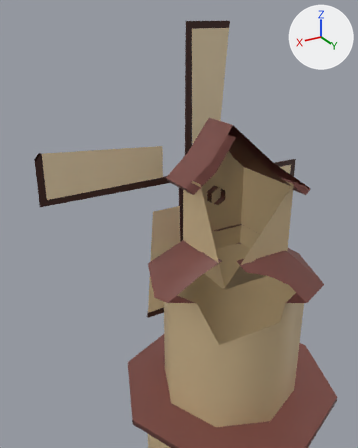
The FBX model Assets/Models/Windmill.fbx, before and after one commit.
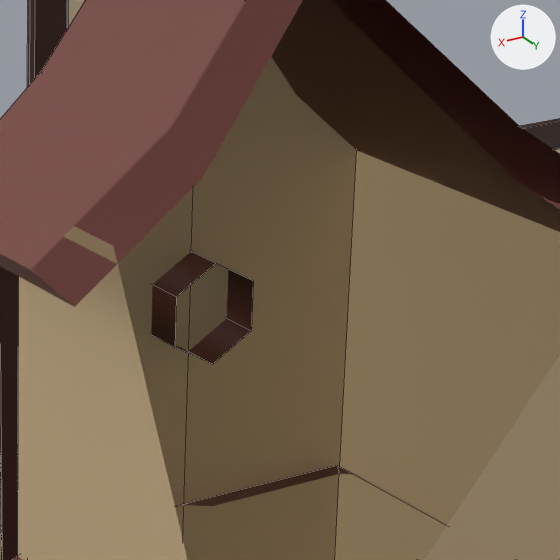
Each version appears first from a 50 mm lens placed at (8.55, 10.96, 16.02), pointed at (0.98, -1.65, 9.71), and next in a close-up on the part from 50% to 78% of the width and 31% to 54% of the height. Arrows for +X, +Y and +Z are at upper right; the lights stay in place. The close-ups show mesh edges as thin lines. Everything nearer to the camera than a plane just in front of the edit is cut away.

Script lines for the objects in view, before the commit:
```python
me_cylinder_007 = bpy.data.meshes.new('Cylinder.007')
me_cylinder_007.from_pydata(...)  # 126 vertices, 98 faces; spans x -3.67..3.67, y -3.7..3.67, z 0.0..13.04
# faces by material slot: [1, 71, 26]
me_cylinder_007.materials.append(mat_pano)  # beige #e7d4af
me_cylinder_007.materials.append(mat_telhado)  # brown #774640
me_cylinder_007.materials.append(mat_paredes)  # beige #ceb68d
me_cylinder_008 = bpy.data.meshes.new('Cylinder.008')
me_cylinder_008.from_pydata(...)  # 92 vertices, 80 faces; spans x -5.03..5.03, y -3.11..-0.9, z 5.67..15.73
# faces by material slot: [4, 76]
me_cylinder_008.materials.append(mat_pano)  # beige #e7d4af
me_cylinder_008.materials.append(mat_madeira)  # brown #3a170c
# before: 1 (0.0, -0.9, 10.4) at pixel (212, 364), 3 (0.26, -0.9, 10.55) at pixel (175, 347), 5 (0.26, -0.9, 10.85) at pixel (176, 296), 7 (0.0, -0.9, 11.0) at pixel (216, 263), 9 (-0.26, -0.9, 10.85) at pixel (253, 280)
# before: 11 (-0.26, -0.9, 10.55) at pixel (251, 330)
ob_windmill = bpy.data.objects.new('Windmill', me_cylinder_007)
ob_windmill.location = (0.0, 0.0, 0.0)
ob_windmill_001 = bpy.data.objects.new('Windmill.001', me_cylinder_008)
ob_windmill_001.location = (0.0, 0.0, 0.0)
```
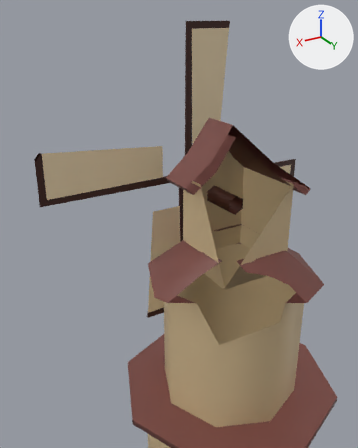
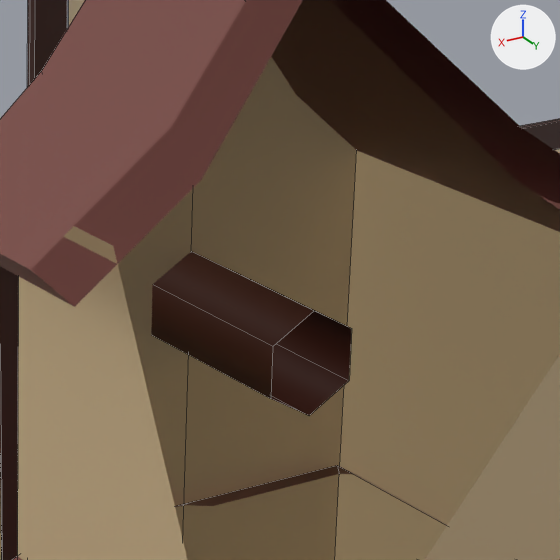
Where the newer file only moved an object's origin or applied its transform, the numbers keep the older frame.

The change in detail:
me_cylinder_008 has 92 vertices, 80 faces and spans x -5.03..5.03, y -3.11..-0.9, z 5.67..15.73.
me_cylinder_008 is used by ob_windmill_001; location (0.0, 0.0, 0.0).
Part 1, on me_cylinder_008:
Vertices 1, 3, 5, 7, 9, 11 of me_cylinder_008 move by (0.0, 0.9, 0.0).

Pixel boxes (x1, y1, x2, y2) of what changed, in the close-ups (560 x 560 px; the box of a moved part takes in the faces that stretch with it):
part 1 of me_cylinder_008, moved or reshaped: before (154, 261, 253, 364); after (154, 261, 352, 415)
